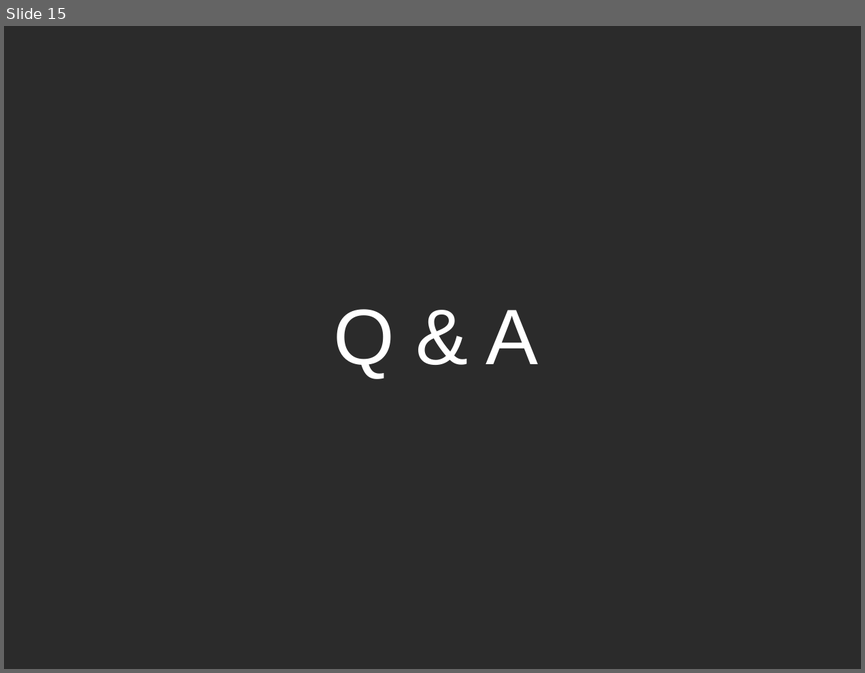
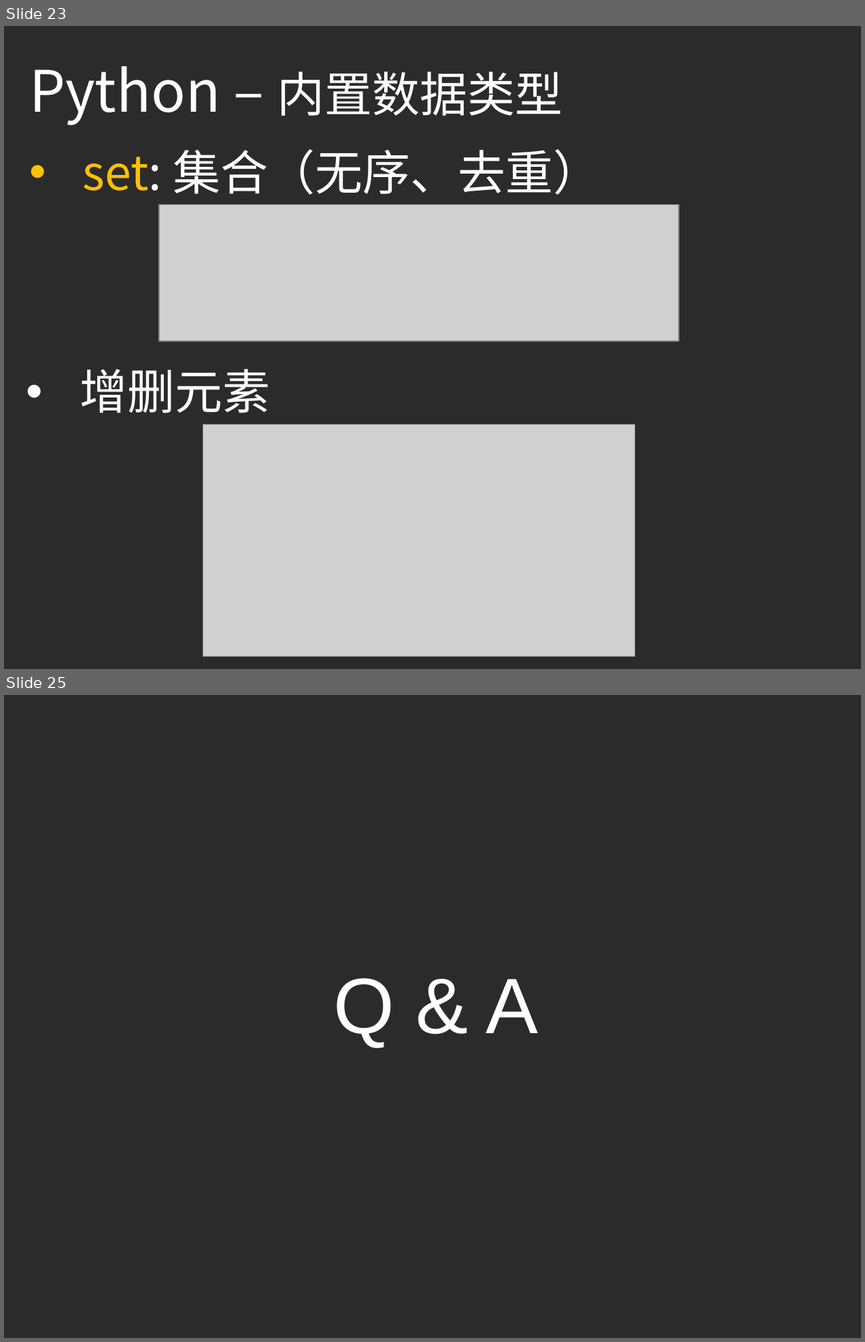
Before and after one commit to ouriris/ml-course, a slide deck: chapter.1/ppt/ML_CH1_Python_Basic.pptx. Shown one above the other, each under a label of ours: slide 15 before the commit, slides 23 and 25 after it; the slides between them are not shown. The pictures are 865x673 and 865x1342 pixels, drawn with LibreOffice and Linux fonts; fonts in the diff are those of the drawing; grey boxes stand for pictures; background and template pictures are left out; a plain dark background stands for a picture behind light text. Boxes give left, top, right and bottom in pixels: in the first picture for what was removed or moved away, otherwise in the second. Text is boxed around its words. In the diff, an @@ line names an element or a change of style, - is before the commit and + after.

Commit message:
Update Ch1 ppt, add python basic

```diff
--- a/chapter.1/ppt/ML_CH1_Python_Basic.pptx
+++ b/chapter.1/ppt/ML_CH1_Python_Basic.pptx
@@ slide 23 added at box(4, 26, 861, 669), background picture (left out) @@
@@ text added at box(29, 66, 563, 125), 48 pt, text #FFFFFF @@
+Python – 内置数据类型
@@ text added at box(83, 149, 600, 195), 40 pt, text #FFFFFF @@
+• set: 集合（无序、去重）
@@ picture added at box(159, 204, 679, 340) @@
@@ text added at box(79, 369, 270, 413), 40 pt, text #FFFFFF @@
+• 增删元素
@@ picture added at box(203, 424, 634, 656) @@
@@ what was slide 15 is now slide 25 @@
```
Also in this commit, not shown: 1 slide changed, 9 other slides added.
